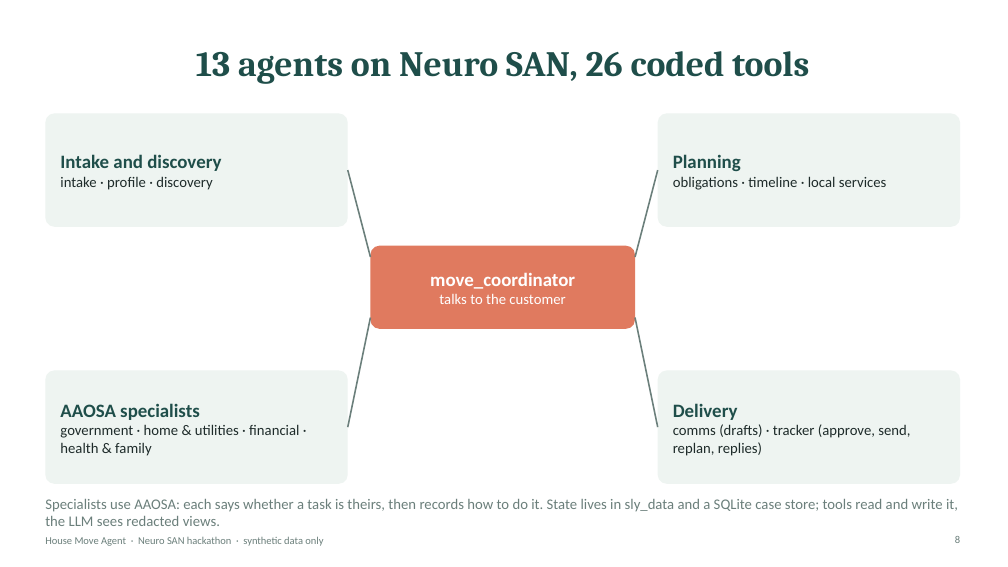
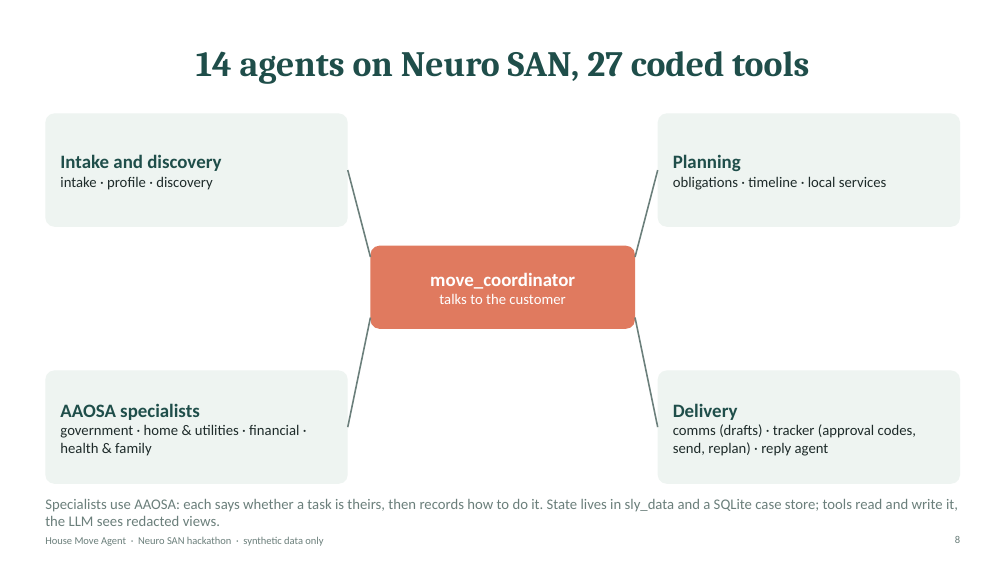
Before and after one commit to varadarajp/neuro-san-house-move, a slide deck: slide 8 of House_Move_Agent.pptx. Drawn at 1008x567 pixels with LibreOffice and Linux fonts; fonts in the diff are those of the drawing. Boxes give left, top, right and bottom in pixels: in the first picture for what was removed or moved away, otherwise in the second. Text is boxed around its words. In the diff, an @@ line names an element or a change of style, - is before the commit and + after.

```diff
--- a/House_Move_Agent.pptx
+++ b/House_Move_Agent.pptx
@@ title at [196, 51, 809, 84]: text changed @@
-13 agents on Neuro SAN, 26 coded tools
+14 agents on Neuro SAN, 27 coded tools
@@ text at [673, 424, 916, 456]: text changed @@
-comms (drafts) · tracker (approve, send, replan, replies)
+comms (drafts) · tracker (approval codes, send, replan) · reply agent
```
Also in this commit, not shown: 3 other slides changed, 5 other files.
